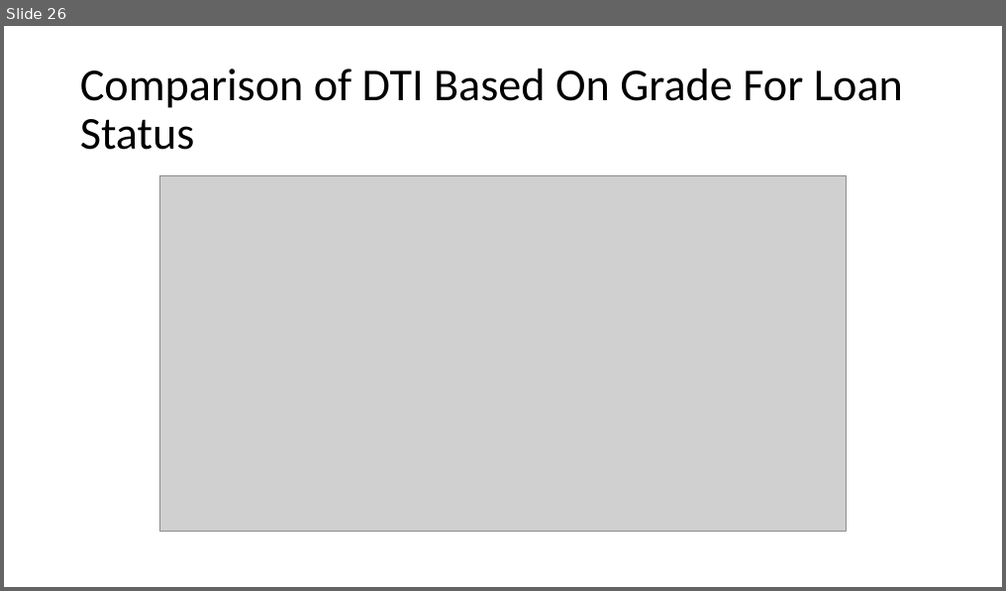
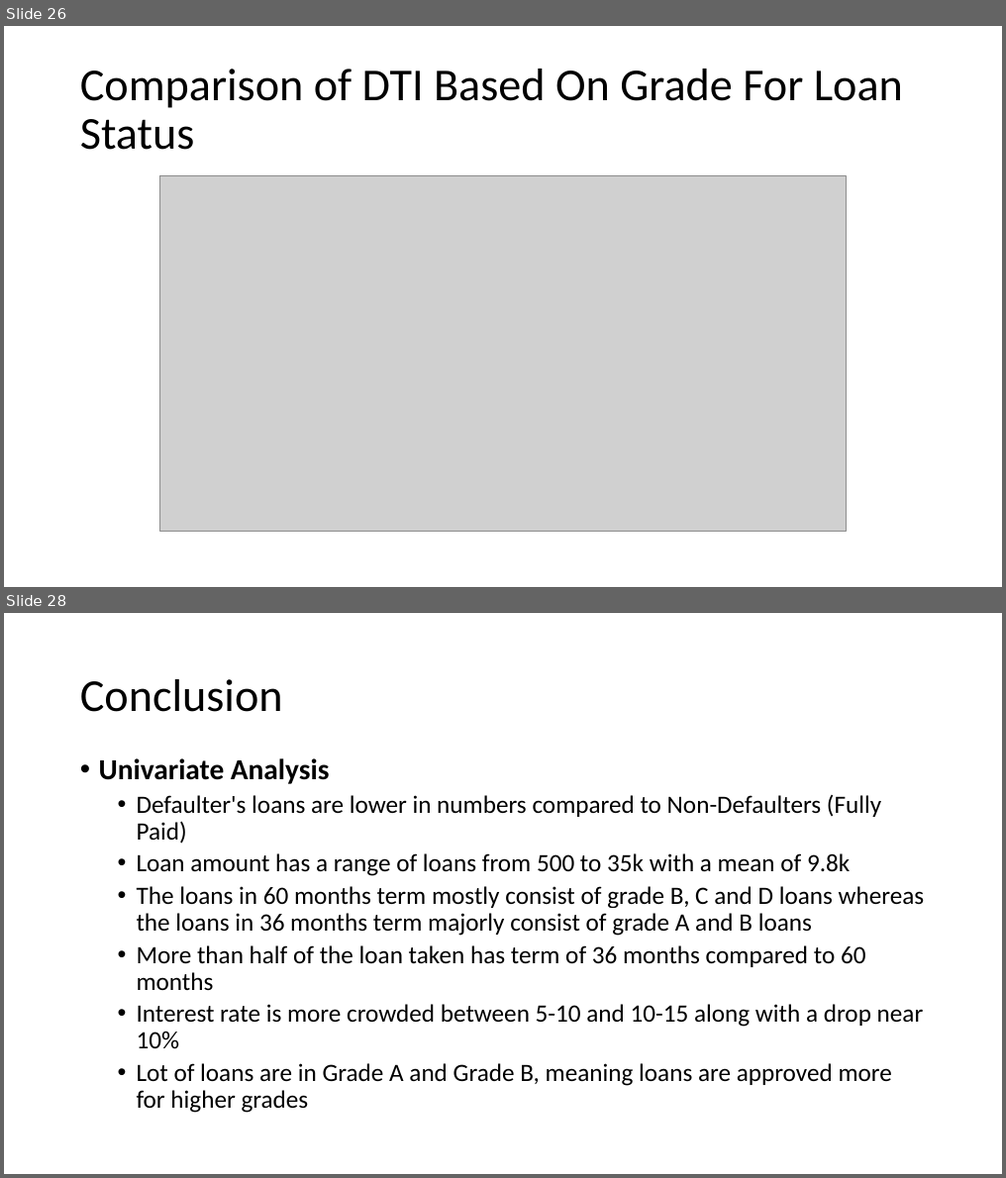
Before and after one commit to vjereme/Lending_Club_CaseStudy, a slide deck: Lending_Club_CaseStudy_Syed_Jereme.pptx. Shown one above the other, each under a label of ours: slide 26 before the commit, slides 26 and 28 after it; the slides between them are not shown. The pictures are 1006x591 and 1006x1178 pixels, drawn with LibreOffice and Linux fonts; fonts in the diff are those of the drawing; grey boxes stand for pictures. Boxes give left, top, right and bottom in pixels: in the first picture for what was removed or moved away, otherwise in the second. Text is boxed around its words. In the diff, an @@ line names an element or a change of style, - is before the commit and + after.

```diff
--- a/Lending_Club_CaseStudy_Syed_Jereme.pptx
+++ b/Lending_Club_CaseStudy_Syed_Jereme.pptx
@@ slide 28 added at box(4, 613, 1002, 1174), background #FFFFFF @@
@@ title added at box(80, 679, 283, 712), 44 pt, text #000000 @@
+Conclusion
@@ text added at box(99, 759, 925, 1113), 24 pt, text #000000 @@
+• Univariate Analysis
+  • Defaulter's loans are lower in numbers compared to Non-Defaulters (Fully Paid)
+  • Loan amount has a range of loans from 500 to 35k with a mean of 9.8k
+  • The loans in 60 months term mostly consist of grade B, C and D loans whereas the loans in 36 months term majorly consist of grade A and B loans
+  • More than half of the loan taken has term of 36 months compared to 60 months
+  • Interest rate is more crowded between 5-10 and 10-15 along with a drop near 10%
+  • Lot of loans are in Grade A and Grade B, meaning loans are approved more for higher grades
```
Also in this commit, not shown: 1 slide changed, 3 other slides added.
